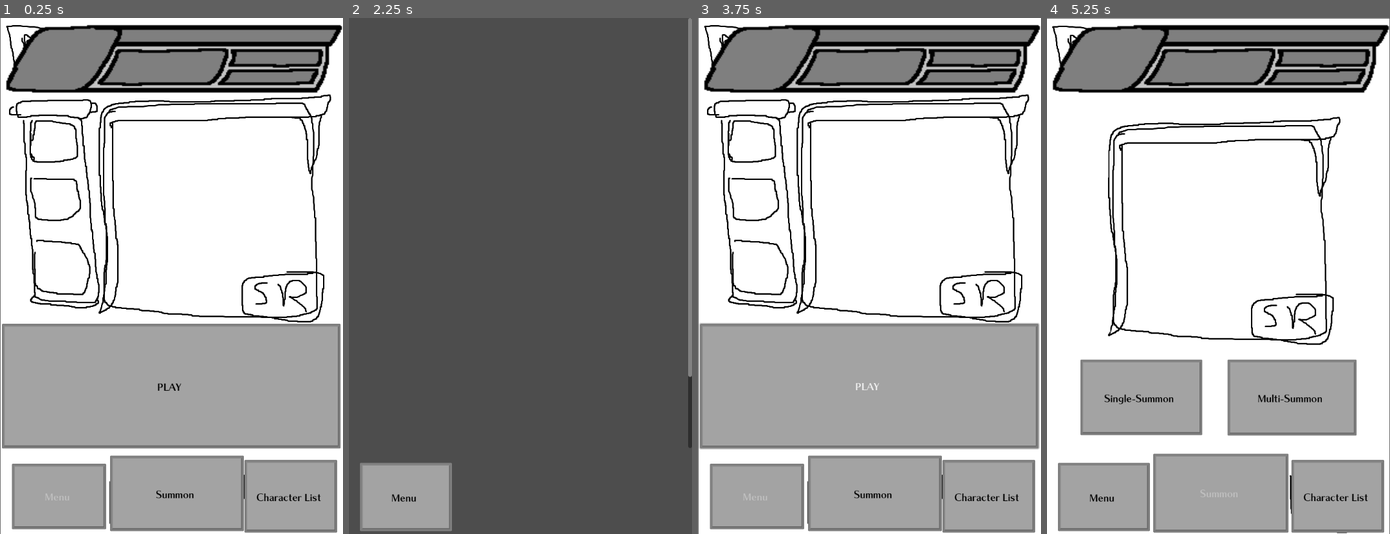
Above: before the commit, frames 1-4 (left to right).
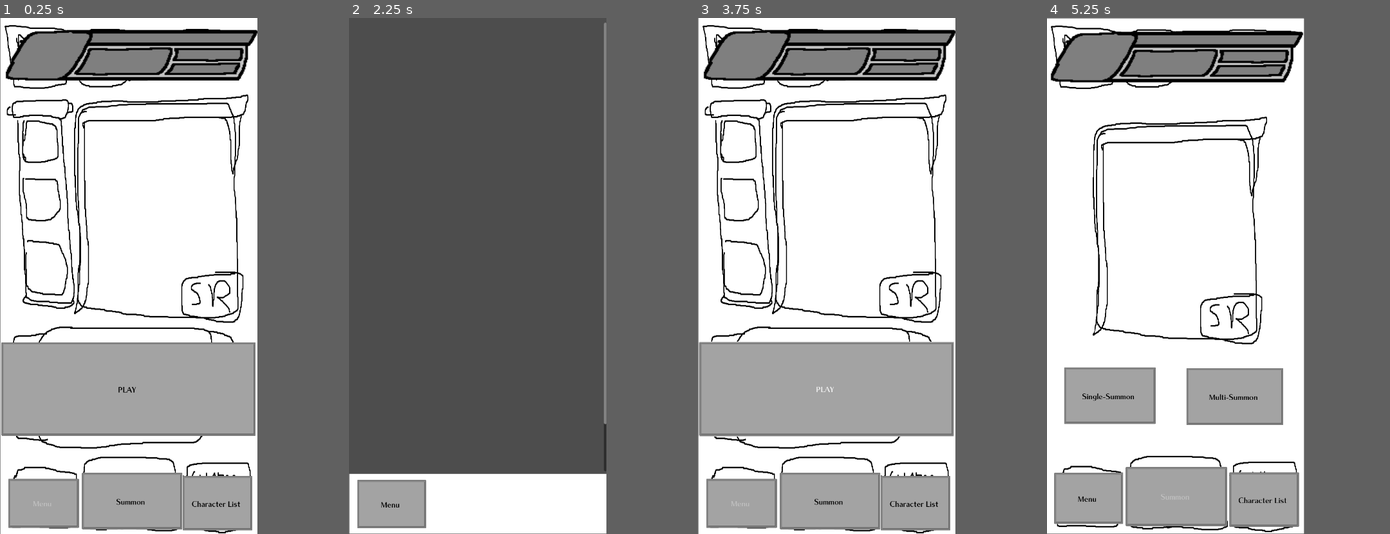
Above: after the commit, the same moments.

Repository: machina344/sixfold-gacha
Game: Godot game, scene res://scenes/MainMenu.tscn
Same seed, same stepped clock (60 frames per second), same inputs: the game is played once before the commit and once after it.
Inputs:
- Up to frame 1 (0.25 s): no input
- Up to frame 2 (2.25 s): click "Summon" at 0.5 s; click "Menu" at 1.25 s; click "Character List" at 2 s
- Up to frame 3 (3.75 s): click "Menu" at 2.75 s; click "PLAY" at 3.5 s
- Up to frame 4 (5.25 s): click "PLAY" at 4.25 s; click "Summon" at 5 s
In our replay, the window is 533x800 before the commit and 400x800 after it. These sizes can differ from the game's own. Grey fills any space a smaller window leaves; there, only what the larger window draws over its background counts as a difference.

The runs differ from the first frame. In frame 1, 33% of the frame differs, in the area x 0-100%, y 0-100%; in frame 2, 9.5%; in frame 3, 34%; in frame 4, 29%.
Error in both runs: Attempt to call function 'doAfterLoad' in base 'null instance' on a null instance. (res://scenes/main_menu.gd:7)

Commit message:
Mobile Sizing Change + Character Box Adjustment
Fixed the alignment of character box icons, fixed the rarity borders of characters not properly displaying, added future functionality for selling, training and awakening characters, as well as adjusting the window to a new 18:9 aspect ratio for future mobile compat

Diff:
--- a/project.godot
+++ b/project.godot
@@ -24,7 +24,8 @@
 [display]
 
 window/size/viewport_width=720
-window/size/viewport_height=1080
+window/size/viewport_height=1440
+window/size/initial_position_type=2
 
 [gui]
 
--- a/resources/unitRegistry.gd
+++ b/resources/unitRegistry.gd
@@ -16,8 +16,8 @@
 
 var rarities = {Rarity.Rarity.COMMON : 35,
 				Rarity.Rarity.RARE: 45,
-				Rarity.Rarity.SUPER_RARE: 16,
-				Rarity.Rarity.ULTRA_RARE: 4}
+				Rarity.Rarity.SUPER_RARE: 19,
+				Rarity.Rarity.ULTRA_RARE: 1}
 
 func registerNew(character_Rarity, name, level, health, attack, defense, element, DMReduct, Dodge, DMBoost, Crit, AddChance):
 	count+=1
--- a/scenes/CharacterList.tscn
+++ b/scenes/CharacterList.tscn
@@ -5,10 +5,14 @@
 
 [node name="CharacterList" type="Control"]
 layout_mode = 3
+anchors_preset = 15
 anchor_right = 1.0
 anchor_bottom = 1.0
+offset_left = -416.0
 offset_right = -720.0
-offset_bottom = -1080.0
+offset_bottom = -1088.0
+grow_horizontal = 2
+grow_vertical = 2
 script = ExtResource("1_1yo2r")
 
 [node name="MenuButton" type="Button" parent="."]
@@ -18,25 +22,42 @@
 anchor_right = 1.0
 anchor_bottom = 1.0
 offset_left = 23.0
-offset_top = 931.0
+offset_top = 1289.0
 offset_right = -504.0
-offset_bottom = -6.0
+offset_bottom = -16.0
+grow_horizontal = 2
+grow_vertical = 2
 mouse_filter = 1
 theme = ExtResource("1_la5e8")
 text = "Menu"
 
 [node name="ScrollContainer" type="ScrollContainer" parent="."]
+clip_contents = false
 layout_mode = 1
-offset_right = 720.0
-offset_bottom = 900.0
+anchors_preset = -1
+anchor_left = 1.0
+anchor_top = 1.0
+anchor_right = 1.0
+anchor_bottom = 1.0
+offset_left = 15.0
+offset_top = -339.0
+offset_right = 721.0
+offset_bottom = 913.0
 
 [node name="GridContainer" type="GridContainer" parent="ScrollContainer"]
-custom_minimum_size = Vector2(720, 1080)
+custom_minimum_size = Vector2(700, 1400)
 layout_mode = 2
 size_flags_horizontal = 6
-size_flags_vertical = 6
+size_flags_vertical = 2
 theme_override_constants/h_separation = 25
 theme_override_constants/v_separation = 25
 columns = 4
 
+[node name="ColorRect" type="ColorRect" parent="."]
+layout_mode = 0
+offset_left = 417.0
+offset_top = 1272.0
+offset_right = 1138.0
+offset_bottom = 1439.0
+
 [connection signal="pressed" from="MenuButton" to="." method="_on_menu_button_pressed"]
--- a/scenes/MainMenu.tscn
+++ b/scenes/MainMenu.tscn
@@ -11,15 +11,16 @@
 script = ExtResource("1_g265n")
 
 [node name="MainMenu" type="Sprite2D" parent="."]
-position = Vector2(361, 540)
+position = Vector2(361, 721)
+scale = Vector2(1, 1.33519)
 texture = ExtResource("1_dqnpd")
 
 [node name="MainMenuButton" type="Button" parent="."]
 layout_mode = 0
-offset_left = 25.0
-offset_top = 933.0
-offset_right = 223.0
-offset_bottom = 1070.0
+offset_left = 23.0
+offset_top = 1286.0
+offset_right = 221.0
+offset_bottom = 1423.0
 theme = ExtResource("2_m1fgp")
 disabled = true
 text = "Menu
@@ -27,19 +28,19 @@
 
 [node name="SummonButton" type="Button" parent="."]
 layout_mode = 0
-offset_left = 231.0
-offset_top = 916.0
-offset_right = 512.0
-offset_bottom = 1074.0
+offset_left = 229.0
+offset_top = 1269.0
+offset_right = 510.0
+offset_bottom = 1427.0
 theme = ExtResource("2_m1fgp")
 text = "Summon"
 
 [node name="CListButton" type="Button" parent="."]
 layout_mode = 0
-offset_left = 513.0
-offset_top = 925.0
-offset_right = 708.0
-offset_bottom = 1077.0
+offset_left = 511.0
+offset_top = 1278.0
+offset_right = 706.0
+offset_bottom = 1430.0
 theme = ExtResource("2_m1fgp")
 text = "Character List
 "
@@ -47,15 +48,15 @@
 [node name="PlayButton" type="Button" parent="."]
 layout_mode = 0
 offset_left = 4.0
-offset_top = 640.0
+offset_top = 905.0
 offset_right = 715.0
-offset_bottom = 901.0
+offset_bottom = 1166.0
 theme = ExtResource("2_m1fgp")
 text = "PLAY
 "
 
 [node name="MenuRank" type="Sprite2D" parent="."]
-position = Vector2(352, 86.5)
+position = Vector2(355, 105)
 scale = Vector2(2.45333, 1.93)
 texture = ExtResource("4_gh3wq")
 
--- a/scenes/SummonScene.tscn
+++ b/scenes/SummonScene.tscn
@@ -60,91 +60,93 @@
 script = ExtResource("1_yxd1t")
 
 [node name="SummonScreen" type="Sprite2D" parent="."]
-position = Vector2(359, 541)
+position = Vector2(359, 720)
+scale = Vector2(1, 1.33148)
 texture = ExtResource("2_ra40d")
 
 [node name="SingleSummon" type="Button" parent="."]
 layout_mode = 0
-offset_left = 70.0
-offset_top = 715.0
-offset_right = 326.0
-offset_bottom = 873.0
+offset_left = 48.0
+offset_top = 975.0
+offset_right = 304.0
+offset_bottom = 1133.0
 theme = ExtResource("1_dhpfl")
 text = "Single-Summon
 "
 
 [node name="MultiSummon" type="Button" parent="."]
 layout_mode = 0
-offset_left = 379.0
-offset_top = 715.0
-offset_right = 650.0
-offset_bottom = 874.0
+offset_left = 390.0
+offset_top = 977.0
+offset_right = 661.0
+offset_bottom = 1136.0
 theme = ExtResource("1_dhpfl")
 text = "Multi-Summon
 "
 
+[node name="SummonIcons" type="AnimatedSprite2D" parent="."]
+visible = false
+position = Vector2(365, 605)
+sprite_frames = SubResource("SpriteFrames_ooebg")
+animation = &"Units"
+speed_scale = 0.0
+
 [node name="COverlay" type="Sprite2D" parent="."]
 visible = false
-position = Vector2(359, 542)
+position = Vector2(365, 691)
 texture = ExtResource("4_g2wec")
 
 [node name="ROverlay" type="Sprite2D" parent="."]
 visible = false
-position = Vector2(359, 541)
+position = Vector2(364, 690)
 texture = ExtResource("5_qco1a")
 
 [node name="SrOverlay" type="Sprite2D" parent="."]
 visible = false
-position = Vector2(359, 541)
+position = Vector2(365, 689)
 texture = ExtResource("6_tarvw")
 
 [node name="UrOverlay" type="Sprite2D" parent="."]
 visible = false
-position = Vector2(361, 541)
+position = Vector2(366, 690)
 texture = ExtResource("8_ed6ho")
 
 [node name="DisabledSummonButton" type="Button" parent="."]
 layout_mode = 0
-offset_left = 223.0
-offset_top = 912.0
-offset_right = 507.0
-offset_bottom = 1077.0
+offset_left = 220.0
+offset_top = 1253.0
+offset_right = 504.0
+offset_bottom = 1418.0
 theme = ExtResource("1_dhpfl")
 disabled = true
 text = "Summon"
 
 [node name="MenuButton" type="Button" parent="."]
 layout_mode = 0
-offset_left = 23.0
-offset_top = 931.0
-offset_right = 216.0
-offset_bottom = 1074.0
+offset_left = 20.0
+offset_top = 1269.0
+offset_right = 213.0
+offset_bottom = 1412.0
 theme = ExtResource("1_dhpfl")
 text = "Menu
 "
 
 [node name="CListButton" type="Button" parent="."]
 layout_mode = 0
-offset_left = 513.0
-offset_top = 925.0
-offset_right = 708.0
-offset_bottom = 1077.0
+offset_left = 510.0
+offset_top = 1268.0
+offset_right = 705.0
+offset_bottom = 1420.0
 theme = ExtResource("1_dhpfl")
 text = "Character List
 "
 
 [node name="MenuRank" type="Sprite2D" parent="."]
-position = Vector2(351.5, 86.5)
+position = Vector2(350, 110)
 scale = Vector2(2.45667, 1.93)
 texture = ExtResource("9_rtcew")
 
-[node name="SummonIcons" type="AnimatedSprite2D" parent="."]
-visible = false
-position = Vector2(367, 459)
-sprite_frames = SubResource("SpriteFrames_ooebg")
-animation = &"Units"
-speed_scale = 0.0
-
+[connection signal="gui_input" from="." to="." method="_on_gui_input"]
 [connection signal="pressed" from="SingleSummon" to="." method="_on_single_summon_pressed"]
 [connection signal="pressed" from="MultiSummon" to="." method="_on_multi_summon_pressed"]
 [connection signal="pressed" from="MenuButton" to="." method="_on_menu_button_pressed"]
--- a/scenes/inventory_slot.gd
+++ b/scenes/inventory_slot.gd
@@ -4,27 +4,35 @@
 @onready var unit_border: AnimatedSprite2D = $InnerBorder/UnitBorder
 
 var unit = null
+var border = null
 
 func set_empty():
 	unit_icon.texture = null
 
 
-func set_unit(new_unit):
-	unit = new_unit
-	unit_icon.set_frame(PlayerDataContainer.playerData.characterBox[new_unit].charID)
+func set_unit(new_unit_index):
+	unit = new_unit_index
+	unit_icon.set_frame(PlayerDataContainer.playerData.characterBox[new_unit_index].charID)
+	unit_border.set_frame(PlayerDataContainer.playerData.characterBox[new_unit_index].charTemplate.characterRarity)
 
 func _on_color_rect_gui_input(event: InputEvent):
 	if event is InputEventMouseButton and event.pressed:
 		if event.button_index == MOUSE_BUTTON_LEFT:
+			print("Selling ", PlayerDataContainer.playerData.characterBox[unit].charTemplate.name)
 			$ColorRect.visible = false
 			$UsagePanel.visible = true
+			$ColorRect.set_mouse_filter(Control.MOUSE_FILTER_PASS)
 
 
 func _on_color_rect_mouse_exited():
 	$UsagePanel.visible = false
 	$ColorRect.visible = true
+	$ColorRect.set_mouse_filter(Control.MOUSE_FILTER_STOP)
 
-
-
-func _on_sell_button_pressed() -> void:
-	print("Sold!") # Replace with function body.
+func _on_usage_panel_mouse_exited() -> void:
+	if($ColorRect.mouse_filter==1):
+		$ColorRect.set_mouse_filter(Control.MOUSE_FILTER_STOP)
+		$UsagePanel.visible = false
+		$ColorRect.visible = true
+	else:
+		print("No issues here!", $ColorRect.mouse_filter)
--- a/scenes/inventory_slot.tscn
+++ b/scenes/inventory_slot.tscn
@@ -73,12 +73,8 @@
 [node name="Inventory_Slot" type="Control"]
 custom_minimum_size = Vector2(150, 150)
 layout_mode = 3
-anchor_right = 0.201
-anchor_bottom = 0.132
-offset_left = 4.0
-offset_top = 3.0
-offset_right = 9.28
-offset_bottom = 10.44
+anchor_right = 0.226
+anchor_bottom = 0.111
 grow_horizontal = 2
 grow_vertical = 2
 script = ExtResource("1_b3sf3")
@@ -90,8 +86,8 @@
 anchor_right = 1.0
 anchor_bottom = 1.0
 offset_left = 1.0
-offset_right = -1.0
-offset_bottom = 1.0
+offset_right = -9.72
+offset_bottom = -8.84
 grow_horizontal = 2
 grow_vertical = 2
 
@@ -115,9 +111,9 @@
 layout_mode = 0
 offset_left = 1.0
 offset_top = -1.0
-offset_right = 145.0
-offset_bottom = 144.0
-color = Color(0, 1, 1, 0)
+offset_right = 153.0
+offset_bottom = 151.0
+color = Color(1, 1, 1, 0)
 
 [node name="TrainingButton" type="Button" parent="UsagePanel"]
 custom_minimum_size = Vector2(110, 40)
@@ -167,8 +163,10 @@
 layout_mode = 0
 offset_right = 150.0
 offset_bottom = 150.0
+mouse_filter = 1
 color = Color(1, 1, 1, 0)
 
+[connection signal="mouse_exited" from="." to="." method="_on_mouse_exited"]
+[connection signal="mouse_exited" from="UsagePanel" to="." method="_on_usage_panel_mouse_exited"]
 [connection signal="pressed" from="UsagePanel/SellButton" to="." method="_on_sell_button_pressed"]
 [connection signal="gui_input" from="ColorRect" to="." method="_on_color_rect_gui_input"]
-[connection signal="mouse_exited" from="ColorRect" to="." method="_on_color_rect_mouse_exited"]
--- a/scripts/UI/UIManager.gd
+++ b/scripts/UI/UIManager.gd
@@ -9,14 +9,14 @@
 func create_elements():
 	var premiumCurrencyLabel = Label.new()
 	premiumCurrencyLabel.text = str(PlayerDataContainer.playerData.premiumCurrency)
-	premiumCurrencyLabel.set_position(Vector2(488, 115))
+	premiumCurrencyLabel.set_position(Vector2(488, 135))
 	premiumCurrencyLabel.set("theme_override_colors/font_color", Color(0.39215687, 0.58431375, 0.92941177, 1))
 	add_child(premiumCurrencyLabel)
 	PlayerElements["premiumCurrency"] = premiumCurrencyLabel
 
 	var freeCurrencyLabel = Label.new()
 	freeCurrencyLabel.text = str(PlayerDataContainer.playerData.coinCurrency)
-	freeCurrencyLabel.set_position(Vector2(500, 75))
+	freeCurrencyLabel.set_position(Vector2(500, 95))
 	freeCurrencyLabel.set("theme_override_colors/font_color", Color(1, 0.84313726, 0,1.0))
 	add_child(freeCurrencyLabel)
 	PlayerElements["freeCurrency"] = freeCurrencyLabel
